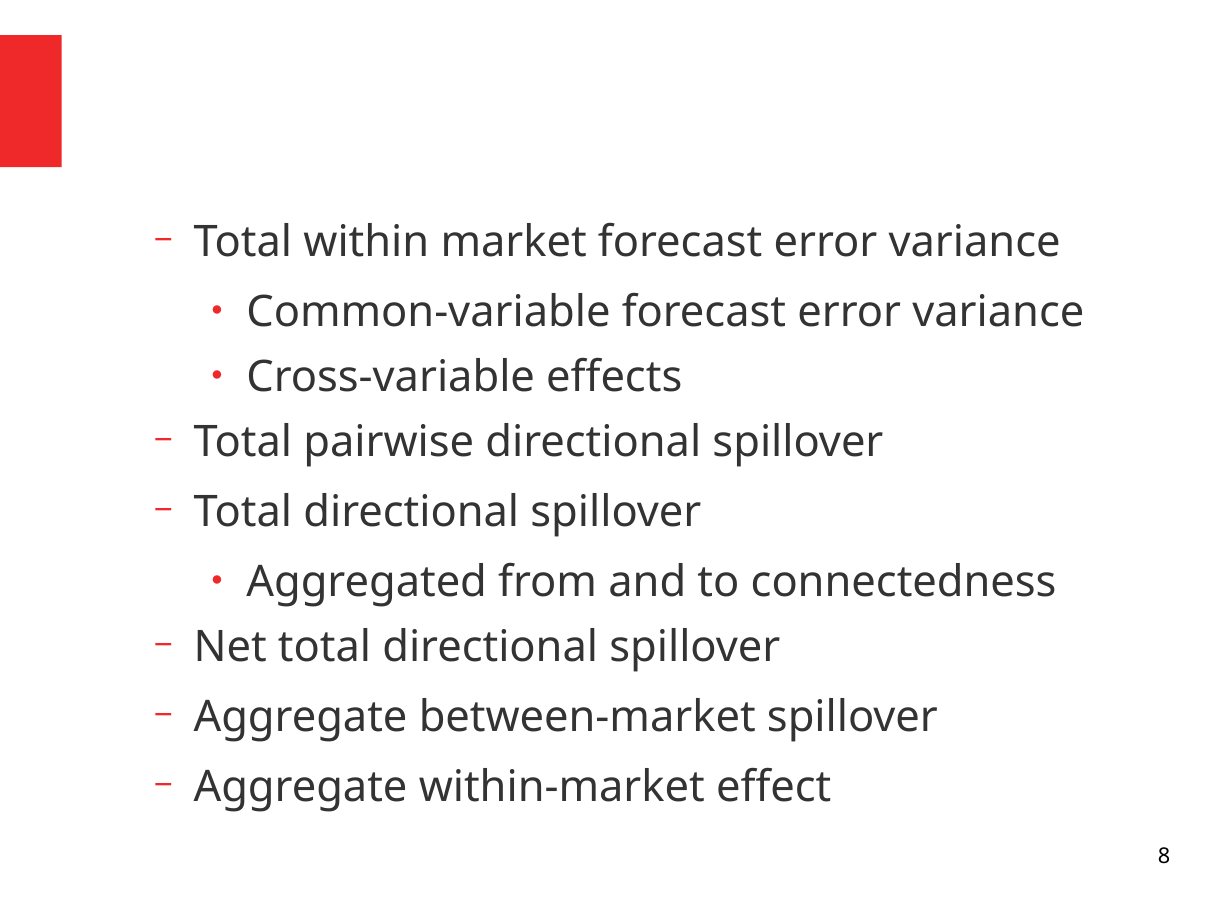
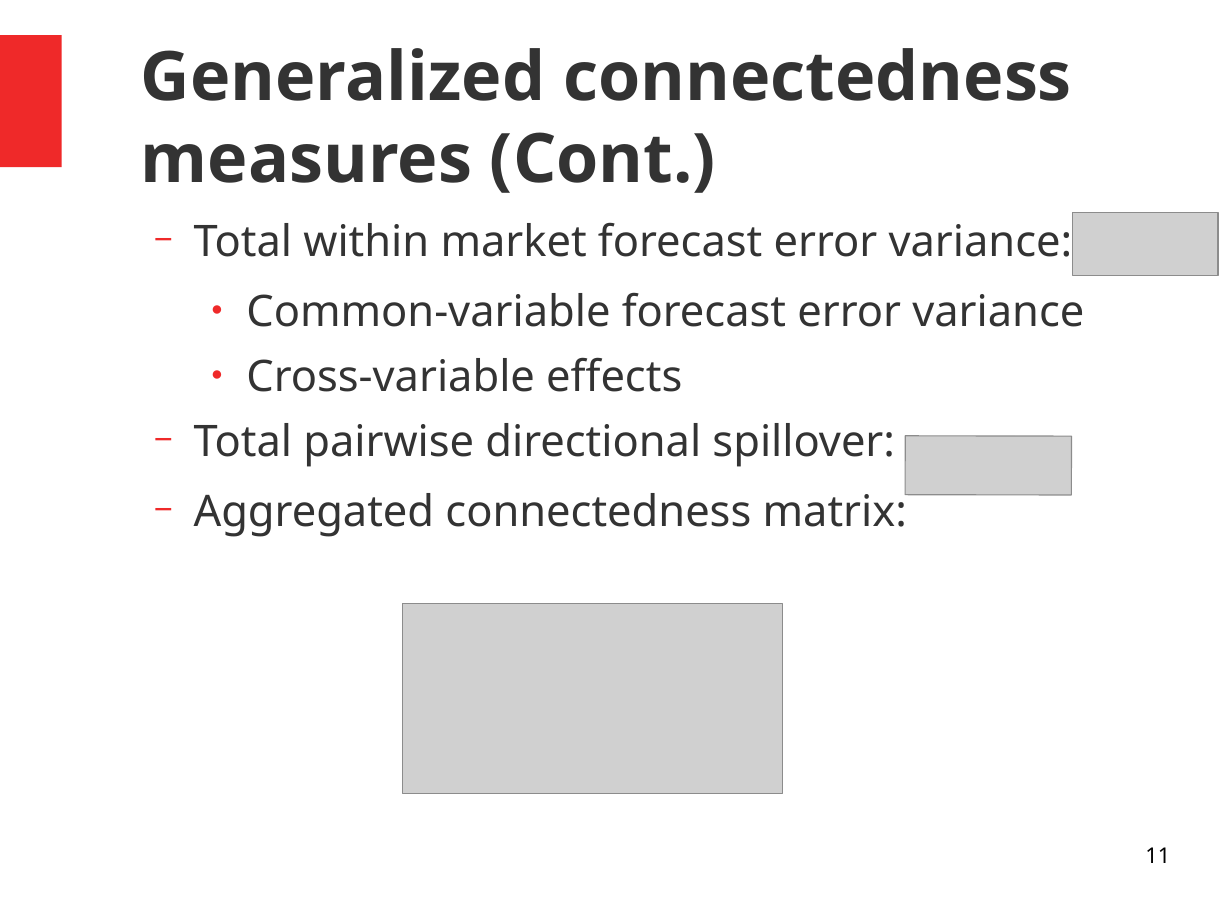
Before and after one commit to alexaoh/finance, a slide deck: slide 11 of NotesFromArticle.odp (slide 8 before the commit). Drawn at 1232x924 pixels with LibreOffice and Linux fonts; fonts in the diff are those of the drawing; grey boxes stand for pictures. Boxes give left, top, right and bottom in pixels: in the first picture for what was removed or moved away, otherwise in the second. Text is boxed around its words. In the diff, an @@ line names an element or a change of style, - is before the commit and + after.

```diff
--- a/NotesFromArticle.odp
+++ b/NotesFromArticle.odp
@@ title added at <box>141,48,1072,193</box>, 44 pt, text #333333, bold @@
+Generalized connectedness measures (Cont.)
@@ text at <box>194,215,1073,268</box>: text changed @@
-  − Total within market forecast error variance
+  − Total within market forecast error variance:
@@ picture added at <box>1073,212,1219,275</box> @@
@@ text at <box>194,423,907,537</box>: text changed @@
-  − Total pairwise directional spillover
-  − Total directional spillover
-    ● Aggregated from and to connectedness
-  − Net total directional spillover
-  − Aggregate between-market spillover
-  − Aggregate within-market effect
+  − Total pairwise directional spillover:
+  − Aggregated connectedness matrix:
@@ picture added at <box>906,436,1072,495</box> @@
@@ picture added at <box>402,604,783,794</box> @@
@@ page number at <box>1145,847,1170,863</box>: text changed @@
-8
+11
```
Also in this commit, not shown: 5 other slides changed, 6 slides added, 3 other files.
